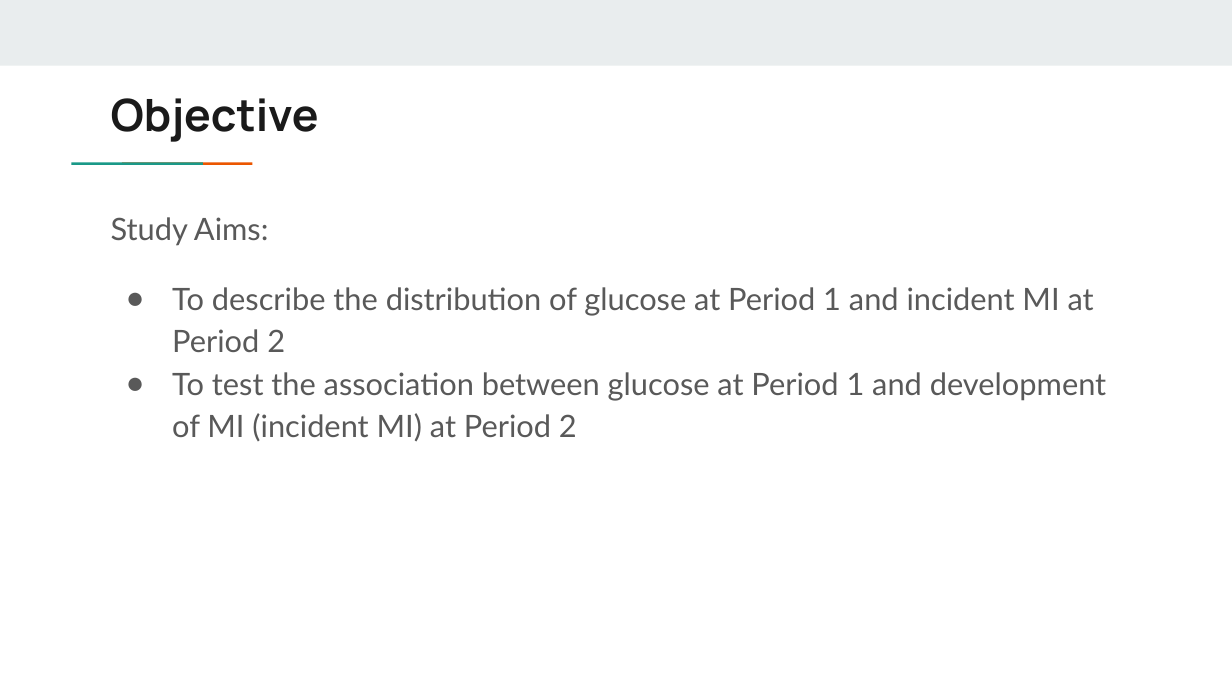
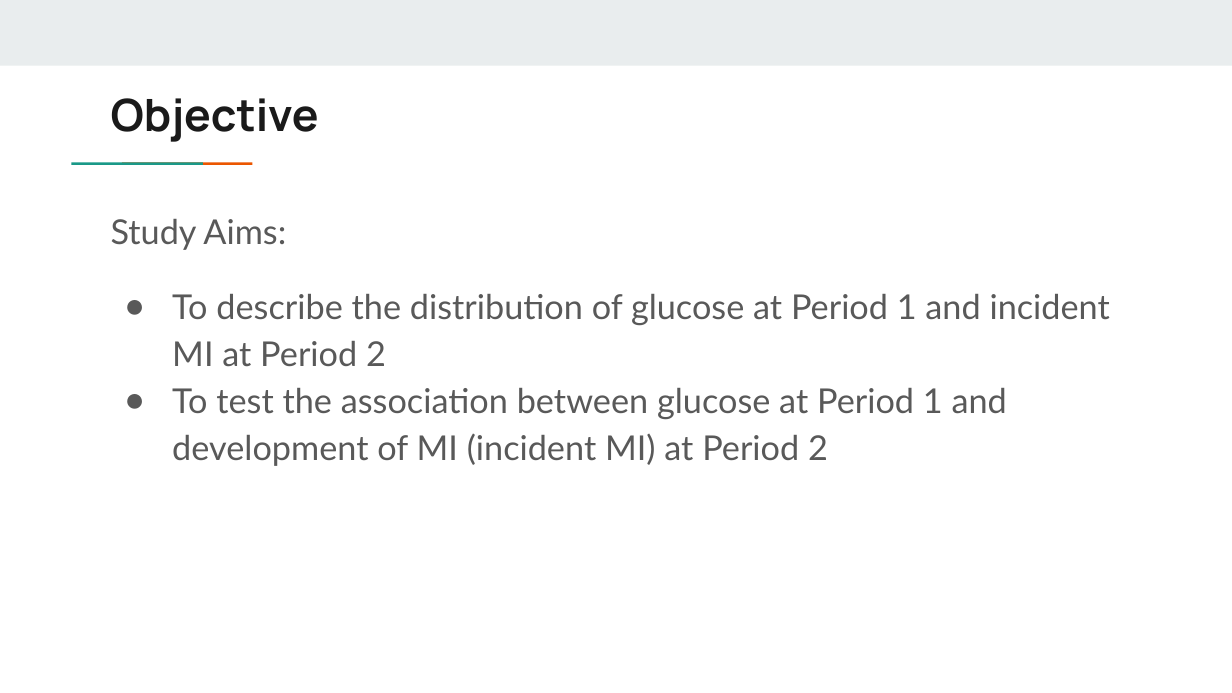
Before and after one commit to zrfrere/706_Glucose_vs_MI, a slide deck: slide 2 of Project 5_powerpoint.pptx. Drawn at 1232x693 pixels with LibreOffice and Linux fonts; fonts in the diff are those of the drawing. Boxes give left, top, right and bottom in pixels: in the first picture for what was removed or moved away, otherwise in the second. Text is boxed around its words. In the diff, an @@ line names an element or a change of style, - is before the commit and + after.

```diff
--- a/Project 5_powerpoint.pptx
+++ b/Project 5_powerpoint.pptx
@@ text "Study Aims:" at (111, 219, 1110, 466): size 18 to 20 pt; indent changed @@
```
Also in this commit, not shown: 4 other slides changed, 4 slides added, 1 slide removed.
